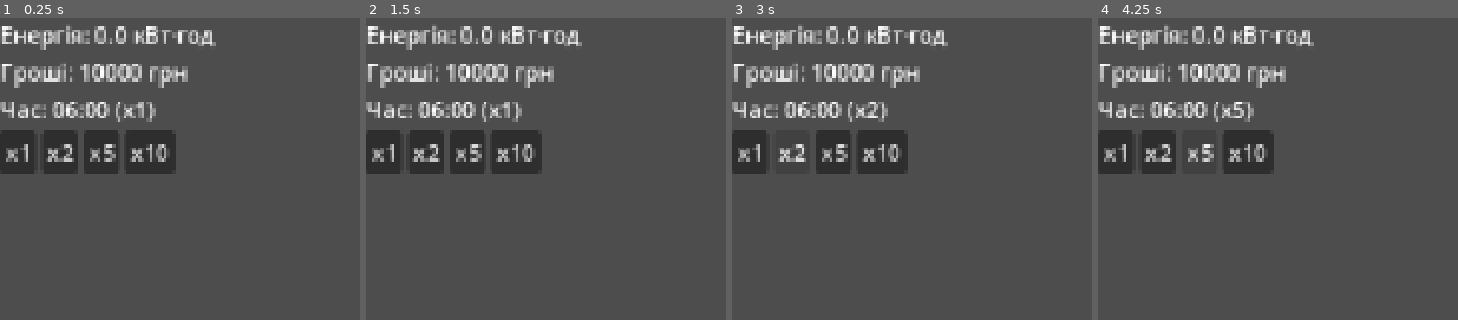
Above: before the commit, frames 1-4 (left to right).
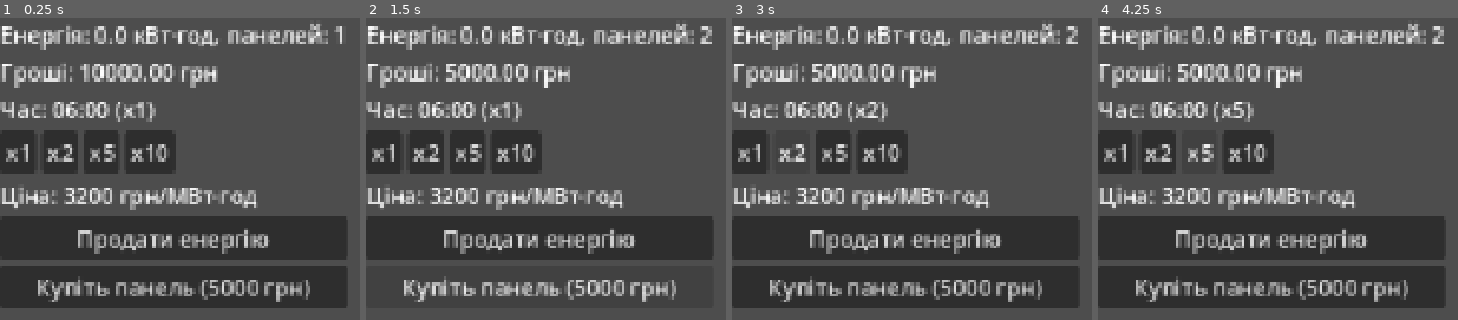
Above: after the commit, the same moments.

Repository: KaterynaKonopatenko/EnergyFarm
Game: Godot game, scene res://scenes/main.tscn
The game is run twice, just before and just after one commit, with the same random seed, the same clock (stepped at 60 frames per second) and the same inputs.
Inputs (mouse positions are in pixels of both pictures, inside the frame that each line leads up to):
- Up to frame 1 (0.25 s): no input
- Up to frame 2 (1.5 s): click (538, 238) at 0.5 s, where only the run after the commit has a clickable "Продати енергію"; click (538, 286) at 1.25 s, where only the run after the commit has a clickable "Купіть панель (5000 грн)"
- Up to frame 3 (3 s): click "x1" at 2 s; click "x2" at 2.75 s
- Up to frame 4 (4.25 s): click "x5" at 3.5 s

The runs differ from the first frame. In frame 1, 30% of the frame differs, in the area x 0-97%, y 1-97%; in frame 2, 20%; in frame 3, 30%; in frame 4, 30%.

Commit message:
Complete MVP: market price, sell and buy panel buttons

Diff:
--- a/project.godot
+++ b/project.godot
@@ -19,6 +19,7 @@
 
 GameClock="*uid://bmpjsnbvujnjo"
 Economy="*uid://bx32c00iso7gy"
+Market="*uid://0fxrhjmi5bi3"
 
 [display]
 
--- a/scenes/main.tscn
+++ b/scenes/main.tscn
@@ -27,5 +27,16 @@
 [node name="SpeedButtons" type="HBoxContainer" parent="HUD/VBoxContainer" unique_id=1679287845]
 layout_mode = 2
 
+[node name="PriceLabel" type="Label" parent="HUD/VBoxContainer" unique_id=1895955891]
+layout_mode = 2
+
+[node name="SellButton" type="Button" parent="HUD/VBoxContainer" unique_id=729452745]
+layout_mode = 2
+text = "Продати енергію"
+
+[node name="BuyPanelButton" type="Button" parent="HUD/VBoxContainer" unique_id=1038776225]
+layout_mode = 2
+text = "Купіть панель (5000 грн)"
+
 [node name="SolarPanel" type="Node" parent="." unique_id=1834378674]
 script = ExtResource("2_0wfyh")
--- a/scripts/economy.gd
+++ b/scripts/economy.gd
@@ -1,7 +1,15 @@
 extends Node
-## Player resources: stored energy (kWh) and money (UAH)
+## Player resources: stored energy (kWh) and money (UAH) owned stations
 
 const START_MONEY := 10000.0
+const SOLAR_PANEL_PRICE := 5000.0
 
 var energy_kwh := 0.0
 var money_uah := START_MONEY
+var solar_panels := 1
+
+func buy_solar_panel() -> void:
+	if money_uah < SOLAR_PANEL_PRICE:
+		return
+	money_uah -= SOLAR_PANEL_PRICE
+	solar_panels += 1
--- a/scripts/hud.gd
+++ b/scripts/hud.gd
@@ -1,13 +1,17 @@
 extends CanvasLayer
-## Updates HUD labels and build game speed buttons
+## Updates HUD labels and wires up HUD buttons
 
 @onready var energy_label: Label = $VBoxContainer/EnergyLabel
 @onready var money_label: Label = $VBoxContainer/MoneyLabel
 @onready var clock_label: Label = $VBoxContainer/ClockLabel
+@onready var price_label: Label = $VBoxContainer/PriceLabel
 @onready var speed_buttons: HBoxContainer = $VBoxContainer/SpeedButtons
-
+@onready var sell_button: Button = $VBoxContainer/SellButton
+@onready var buy_button: Button = $VBoxContainer/BuyPanelButton
 
 func _ready() -> void:
+	sell_button.pressed.connect(Market.sell_all)
+	buy_button.pressed.connect(Economy.buy_solar_panel)
 	for speed in GameClock.ALLOWED_SPEEDS:
 		var button := Button.new()
 		button.text = "x" + str(int(speed))
@@ -17,6 +21,9 @@
 func _process(_delta: float) -> void:
 	var speed := int(GameClock.time_scale)
 	var time_text := GameClock.get_time_text()
-	energy_label.text = "Енергія: %.1f кВт·год" % Economy.energy_kwh
-	money_label.text = "Гроші: %.0f грн" % Economy.money_uah
+	var price := Market.get_price()
+	var kwh := Economy.energy_kwh
+	energy_label.text = "Енергія: %.1f кВт·год, панелей: %d" % [kwh,Economy.solar_panels]
+	money_label.text = "Гроші: %.2f грн" % Economy.money_uah
 	clock_label.text = "Час: %s (x%d)" % [time_text, speed]
+	price_label.text = "Ціна: %.0f грн/МВт·год" % price
--- /dev/null
+++ b/scripts/market.gd
@@ -0,0 +1,18 @@
+extends Node
+## Day-ahead market (UAH/Mwh). Test hourly prices until real data
+
+const TEST_PRICES := [
+	3000, 2800, 2600, 2500, 2500, 2700,
+	3200, 4000, 4500, 4200, 3800, 3500,
+	3300, 3200, 3400, 3800, 4500, 5500,
+	6500, 7000, 6000, 5000, 4000, 3400,
+]
+
+func get_price() -> float:
+	var hour := int(GameClock.game_hours) % 24
+	return float(TEST_PRICES[hour])
+
+func sell_all() -> void:
+	var mwh := Economy.energy_kwh / 1000.0
+	Economy.money_uah += mwh * get_price()
+	Economy.energy_kwh = 0.0
--- a/scripts/stations/solar_panel.gd
+++ b/scripts/stations/solar_panel.gd
@@ -13,7 +13,7 @@
 	var hour_of_day := fmod(GameClock.game_hours, 24.0)
 	var g := get_irradiance(hour_of_day)
 	var power_kw := PEAK_KW * (g / 1000.0) * PERFORMANCE_RATIO
-	Economy.energy_kwh += power_kw * hour
+	Economy.energy_kwh += power_kw * hour * Economy.solar_panels
 
 func get_irradiance(hour: float) -> float:
 	if hour < SUNRISE or hour > SUNSET:
Not shown, added: scripts/market.gd.uid
